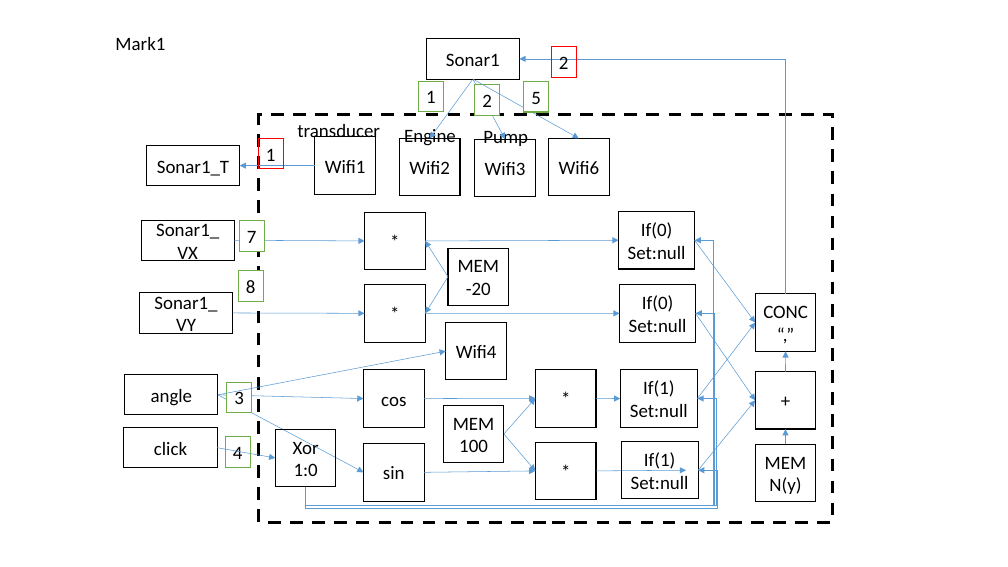
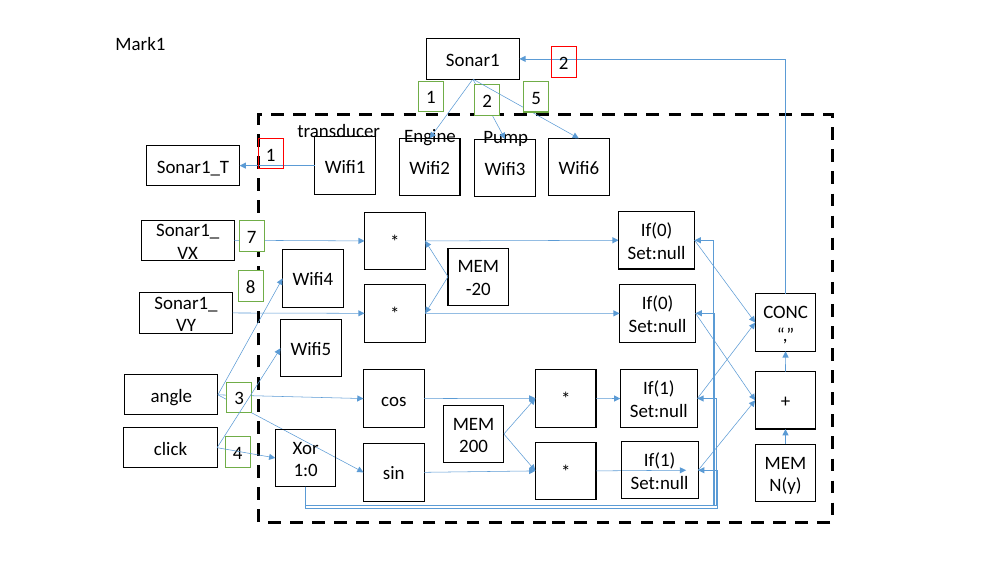
Before and after one commit to panhao4812/GameTools, a slide deck: slide 7 of BaroAngEditor/BaroAngEditor/mods/Lines.pptx. Drawn at 1008x567 pixels with LibreOffice and Linux fonts; fonts in the diff are those of the drawing. Boxes give left, top, right and bottom in pixels: in the first picture for what was removed or moved away, otherwise in the second. Text is boxed around its words. In the diff, an @@ line names an element or a change of style, - is before the commit and + after.

```diff
--- a/BaroAngEditor/BaroAngEditor/mods/Lines.pptx
+++ b/BaroAngEditor/BaroAngEditor/mods/Lines.pptx
@@ rectangle "Wifi4" moved from (x1=446, y1=323, x2=507, y2=380) to (x1=283, y1=250, x2=343, y2=307) @@
@@ arrow moved from (218, 395) - (446, 352) to (218, 395) - (283, 278) @@
@@ rectangle added at (x1=281, y1=320, x2=341, y2=377), outline #000000 1 pt, 18 pt, text #000000 @@
+Wifi5
@@ arrow added from (217, 448) to (281, 349), #5B9BD5 0.5 pt @@
@@ text in rectangle at (x1=459, y1=439, x2=488, y2=452): text changed @@
-100
+200
```
Also in this commit, not shown: 2 other slides changed, 9 other files.
